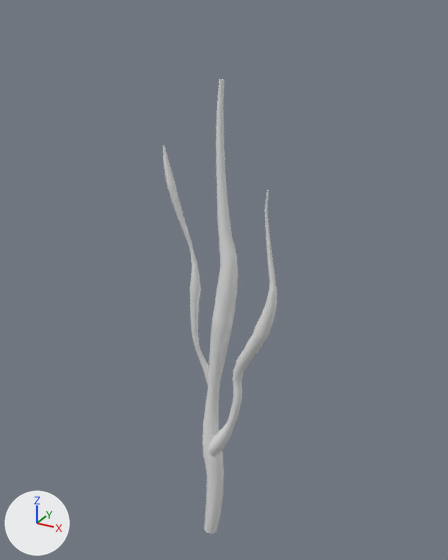
One commit to the FBX model Assets/Resources/Mesh/m_DeadTree02.FBX: the scene before it, then after it.
Camera for both pictures: a camera (50 mm lens) standing at (3.15, -5.39, 6.32) and looking at (0.1, 0.15, 3.55). The axes (+X, +Y, +Z) are drawn at lower left. The lights are the same throughout. Where no turn or scale is listed for an object, it has been applied to the vertices.

Objects in the first picture: 'Loft001'.
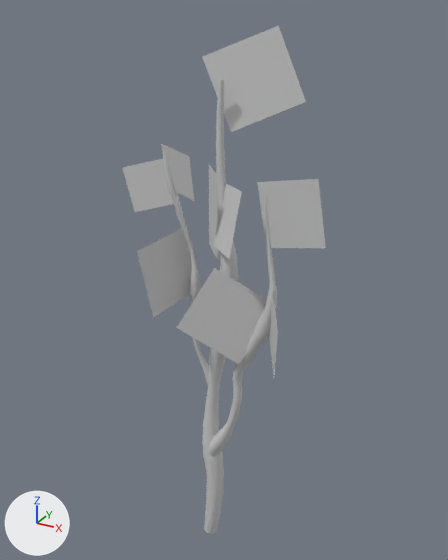
Where the newer file only moved an object's origin or applied its transform, the numbers keep the older frame.

What differs and where, as boxes (x1, y1, x2, y2) in the pictures (448 x 560 px):
'Loft001', reshaped (77% wider, 12% taller): before (163, 79, 277, 534); after (123, 26, 326, 534)
part 1 of me_mesh, added: after (123, 26, 326, 376)
part 2 of me_mesh, recoloured: (163, 79, 277, 534) in both

The change, as a diff of the scene's bpy script:
```diff
--- a/Assets/Resources/Mesh/m_DeadTree02.FBX.py
+++ b/Assets/Resources/Mesh/m_DeadTree02.FBX.py
@@ mat_material__38 @@
+mat_material__38 = principled_material('Material #38')
+mat_material__38.base_color = (0.588, 0.588, 0.588)  # light grey #cacaca
+mat_material__38.roughness = 0.859
@@ me_mesh @@
 # used by ob_loft001; location = (-0.02, 0.0, -0.01)
-me_mesh.from_pydata(...)  # 928 vertices, 910 faces; spans x -0.39..0.9, y -0.24..0.12, z -0.03..5.7
+me_mesh.from_pydata(...)  # 964 vertices, 919 faces; spans x -0.8..1.38, y -0.78..0.77, z -0.03..6.17
+# me_mesh part 1
+# 36 vertices are added at x -0.8..1.38, y -0.78..0.77, z 2.78..6.17
+# 9 new faces join them
+# me_mesh part 2: 910 faces spanning x -0.39..0.9, y -0.24..0.12, z -0.03..5.7 switch from no material to mat_material__38 (light grey #cacaca)
```
